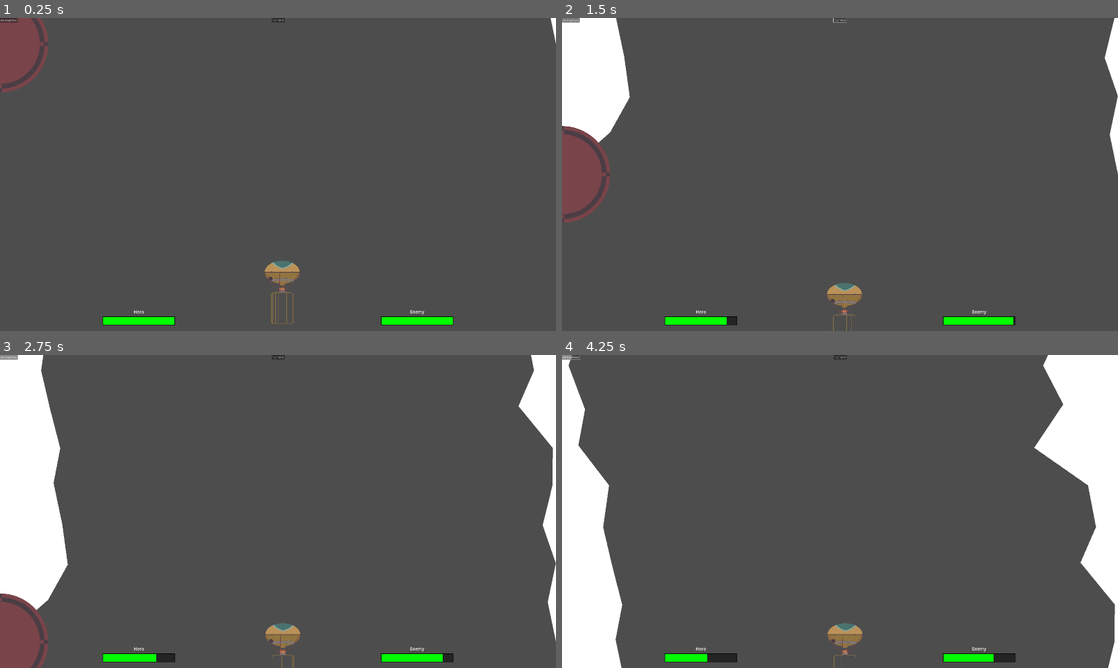
Above: before the commit, frames 1-4 (two rows, left to right).
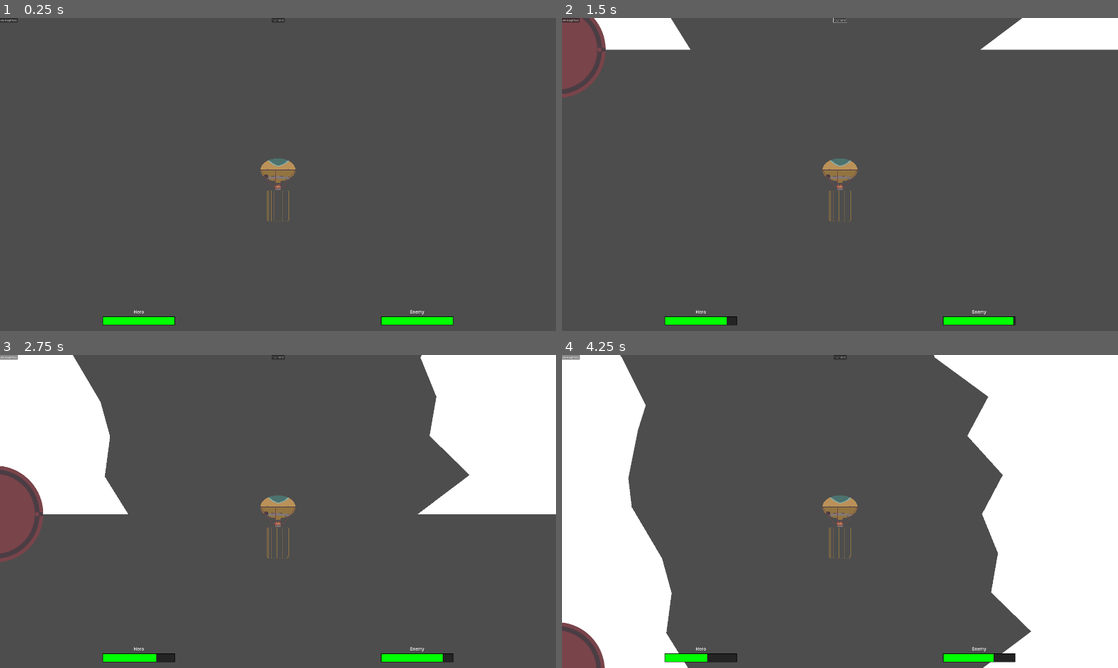
Above: after the commit, the same moments.

Repository: panorb/ludum-dare-53
Game: Godot game, scene res://world.tscn
Same seed, same stepped clock (60 frames per second), same inputs: the game is played once before the commit and once after it. The engine's default icon, where the game draws it, is replaced by a stand-in: a white triangle on a blue panel in a dark square.
Inputs:
- Up to frame 1 (0.25 s): no input
- Up to frame 2 (1.5 s): click "ein knopf hero" at 0.5 s; click "novh einer" at 1.25 s
- Up to frame 3 (2.75 s): click "ein knopf hero" at 2 s
- Up to frame 4 (4.25 s): click "novh einer" at 2.75 s; click "ein knopf hero" at 3.5 s

The runs differ from the first frame. In frame 1, 2.4% of the frame differs, in the area x 0-100%, y 0-98%; in frame 2, 9.8%; in frame 3, 21%; in frame 4, 27%, in the area x 0-100%, y 0-100%.

Commit message:
Fix cave-segment generator

Diff:
--- a/godot/autoloads/globals.gd
+++ b/godot/autoloads/globals.gd
@@ -8,4 +8,10 @@
 const SCREEN_HEIGHT = 2160
 const SCREEN_WIDTH = 3840
 
+const GUARANTEED_CAVE_WIDTH = 2000
+const MIN_CAVE_THICKNESS = 100
+const CAVE_SYM_VAR = 100
+const CAVE_ASYM_VAR = 300
+const CAVE_HORIZONTAL_VAR = 60
+
 var player_name = "Rudolph"
--- a/godot/game/balloon/balloon.tscn
+++ b/godot/game/balloon/balloon.tscn
@@ -36,6 +36,8 @@
 z_index = -1
 position = Vector2(0, 540)
 
+[node name="Camera2D" type="Camera2D" parent="Cage"]
+
 [node name="Fire" type="Sprite2D" parent="."]
 texture = ExtResource("3_ugihq")
 offset = Vector2(-2, 210)
--- a/godot/game/cave/cave.gd
+++ b/godot/game/cave/cave.gd
@@ -6,13 +6,13 @@
 
 @onready var background_audio = $BackgroundAudioStreamPlayer
 
-var starting_position = Vector2(0,globals.SCREEN_WIDTH)
+var starting_position = Vector2(globals.SCREEN_WIDTH / 2 - globals.GUARANTEED_CAVE_WIDTH / 2, globals.SCREEN_WIDTH / 2 + globals.GUARANTEED_CAVE_WIDTH / 2)
 var iterations = 0
 var walls = []
 
 # Called when the node enters the scene tree for the first time.
 func _ready() -> void:
-	for i in 3:
+	for i in globals.MAX_CAVE_ITERATIONS:
 		new_cave_segment()
 	start_background_music()
 
--- a/godot/game/cave_segment/cave_segment.gd
+++ b/godot/game/cave_segment/cave_segment.gd
@@ -5,12 +5,6 @@
 var globals = preload("res://autoloads/globals.gd")
 
 const SAMPLES = 8
-
-var EFFECTIVE_WIDTH = 3300
-var MIN_BORDER = 1
-var SYMMETRIC_VARIANCE = 100
-var ASYMMETRIC_VARIANCE = 300
-var HORIZONTAL_VARIANCE = 40
 
 @onready var segment_left = get_node("SegmentLeft")
 @onready var collision_segment_left = get_node("CollisionSegmentLeft")
@@ -20,33 +14,64 @@
 func _ready() -> void:
 	pass
 
+# vertical offset at the borrom and the top of a cave segment
+func create_top_offset() -> float:
+	var min_value = globals.MIN_CAVE_THICKNESS
+	var max_value = globals.SCREEN_WIDTH - globals.GUARANTEED_CAVE_WIDTH - globals.MIN_CAVE_THICKNESS
+	return randf_range(min_value, max_value)
+
+func create_horizontal_base_sample(offsets, samplenumber) -> Vector2:
+	var x_positions = Vector2(0, 0)
+	var ratio = float(samplenumber + 1) / SAMPLES
+	x_positions[0] = offsets[0] + (offsets[1] - offsets[0]) * ratio
+	x_positions[1] = x_positions[0] + globals.GUARANTEED_CAVE_WIDTH
+	return x_positions
+
+func add_symmetric_offsets(x_positions) -> Vector2:
+	var min_offset = min(x_positions[0] - globals.MIN_CAVE_THICKNESS, globals.CAVE_SYM_VAR)
+	var max_offset = min(globals.SCREEN_WIDTH - globals.MIN_CAVE_THICKNESS - x_positions[1], globals.CAVE_SYM_VAR)
+	var offset = randf_range(-globals.CAVE_SYM_VAR, globals.CAVE_SYM_VAR)
+	x_positions[0] += offset
+	x_positions[1] += offset
+	return x_positions
+
+func add_asymmetric_offsets(x_positions) -> Vector2:
+	var min_offset = min(x_positions[0] - globals.MIN_CAVE_THICKNESS, globals.CAVE_ASYM_VAR)
+	x_positions[0] -= randf_range(0, min_offset)
+	var max_offset = min(globals.SCREEN_WIDTH - globals.MIN_CAVE_THICKNESS - x_positions[1], globals.CAVE_ASYM_VAR)
+	x_positions[1] += randf_range(0, max_offset)
+	return x_positions
+
+func create_vertical_base_sample(samplenumber) -> Vector2:
+	var ratio = float(samplenumber + 1) / SAMPLES
+	var y_position = (1 - ratio) * globals.SCREEN_HEIGHT
+	return Vector2(y_position, y_position)
+
+func add_horizontal_offsets(y_positions, samplenumber) -> Vector2:
+	if samplenumber + 1 != SAMPLES:
+		y_positions[0] += randf_range(-globals.CAVE_HORIZONTAL_VAR, globals.CAVE_HORIZONTAL_VAR)
+	return y_positions
+
 
 func create_cave_walls(starting_position) -> Vector2:
-	var left_column = [Vector2(0, 0), Vector2(0, globals.SCREEN_HEIGHT), Vector2(starting_position[0], globals.SCREEN_HEIGHT)]
-	var right_column = [Vector2(globals.SCREEN_WIDTH, 0), Vector2(globals.SCREEN_WIDTH, globals.SCREEN_HEIGHT), Vector2(starting_position[1], globals.SCREEN_HEIGHT)]
-	var left_offset_bottom = randi_range(MIN_BORDER, globals.SCREEN_WIDTH - EFFECTIVE_WIDTH - MIN_BORDER)
-	var left_offset_top = randi_range(MIN_BORDER, globals.SCREEN_WIDTH - EFFECTIVE_WIDTH - MIN_BORDER)
+	var left_column = [Vector2(-globals.SCREEN_WIDTH, 0), Vector2(-globals.SCREEN_WIDTH, globals.SCREEN_HEIGHT), Vector2(starting_position[0], globals.SCREEN_HEIGHT)]
+	var right_column = [Vector2(2*globals.SCREEN_WIDTH, 0), Vector2(2*globals.SCREEN_WIDTH, globals.SCREEN_HEIGHT), Vector2(starting_position[1], globals.SCREEN_HEIGHT)]
 
-	var left_position = 0
-	var right_position = 0
-	for n in SAMPLES:
-		left_position = left_offset_bottom + (left_offset_top - left_offset_bottom) * (n + 1) / SAMPLES + randi_range(-SYMMETRIC_VARIANCE/2, SYMMETRIC_VARIANCE/2)
-		right_position = left_position + EFFECTIVE_WIDTH
-		left_position += randi_range(-ASYMMETRIC_VARIANCE/2, ASYMMETRIC_VARIANCE/2)
-		right_position += randi_range(-ASYMMETRIC_VARIANCE/2, ASYMMETRIC_VARIANCE/2)
-		left_position = max( 1, left_position)
-		right_position = min( globals.SCREEN_WIDTH - 1, right_position)
-		var vertical_position = globals.SCREEN_HEIGHT - (n + 1) * globals.SCREEN_HEIGHT / SAMPLES
-		if n == SAMPLES - 1:
-			left_column.append(Vector2(left_position, vertical_position))
-			right_column.append(Vector2(right_position, vertical_position))
-		else:
-			var left_vertical_position = vertical_position + randi_range(-HORIZONTAL_VARIANCE/2, HORIZONTAL_VARIANCE/2)
-			var right_vertical_position = vertical_position + randi_range(-HORIZONTAL_VARIANCE/2, HORIZONTAL_VARIANCE/2)
-			left_column.append(Vector2(left_position, left_vertical_position))
-			right_column.append(Vector2(right_position, right_vertical_position))
+	var top_offset = create_top_offset()
+	var offsets = Vector2(starting_position[0], top_offset)
+
+	var x_positions = Vector2(0,0)
+	for samplenumber in SAMPLES:
+		x_positions = create_horizontal_base_sample(offsets, samplenumber)
+		x_positions = add_symmetric_offsets(x_positions)
+		x_positions = add_asymmetric_offsets(x_positions)
+		var y_positions = create_vertical_base_sample(samplenumber)
+		y_positions = add_horizontal_offsets(y_positions, samplenumber)
+		left_column.append(Vector2(x_positions[0], y_positions[0]))
+		right_column.append(Vector2(x_positions[1], y_positions[1]))
+
 	segment_left.polygon = PackedVector2Array(left_column)
 	collision_segment_left.polygon = PackedVector2Array(left_column)
 	segment_right.polygon = PackedVector2Array(right_column)
 	collision_segment_right.polygon = PackedVector2Array(right_column)
-	return Vector2(left_position, right_position)
+	return x_positions
Not shown: 1 places in godot/game/balloon/balloon.tscn that only renumber resources
